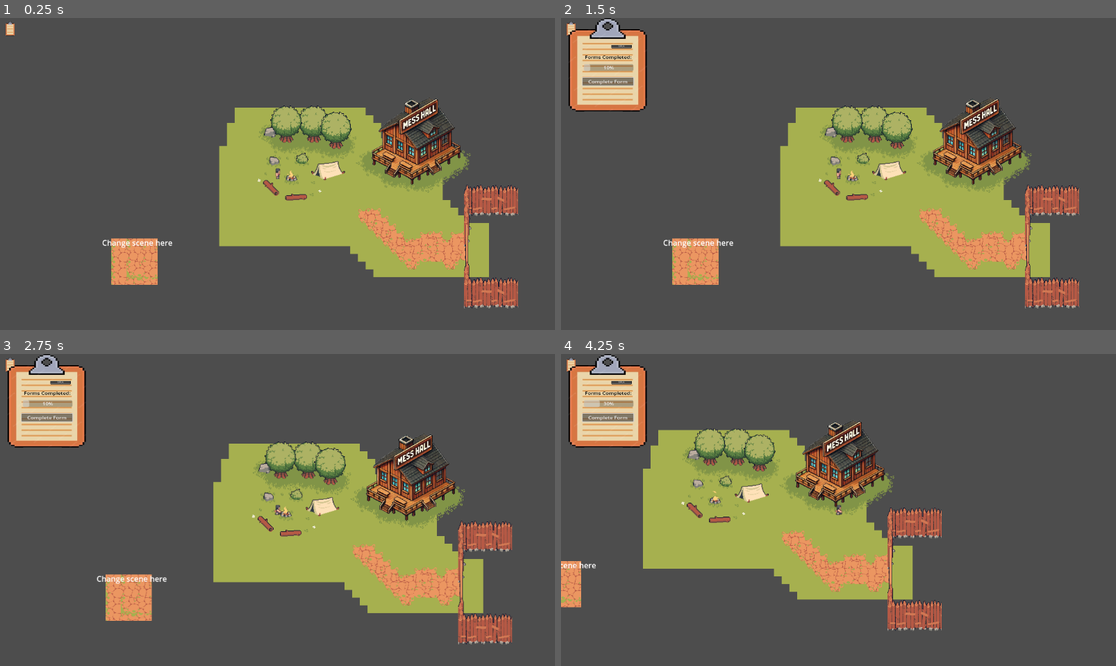
Above: before the commit, frames 1-4 (two rows, left to right).
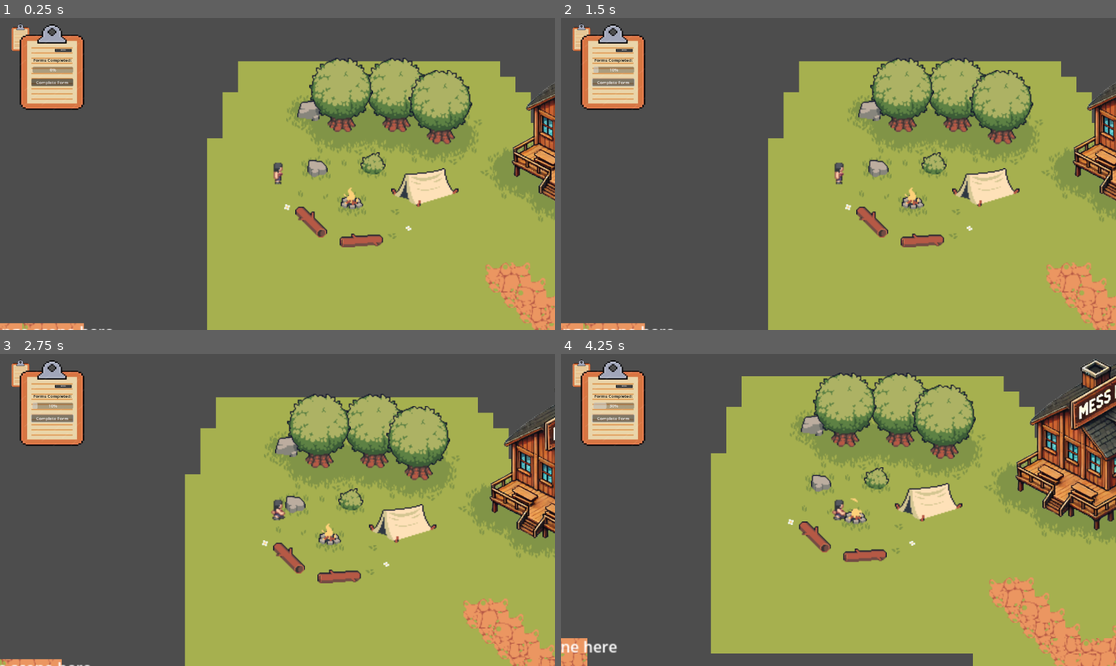
Above: after the commit, the same moments.

Repository: NathanReginato/StaffGame
Game: Godot game, scene res://Sandbox.tscn
Two runs of this game, one before a commit and one after it. Both use one fixed random seed, a clock stepped at 60 frames per second and the inputs below.
Inputs (mouse positions are in pixels of both pictures, inside the frame that each line leads up to; where the layout moved, square brackets give the same spot in the first picture):
- Up to frame 1 (0.25 s): no input
- Up to frame 2 (1.5 s): click (583, 36) [572, 27] at 0.5 s; click "Complete Form" at 1.25 s
- Up to frame 3 (2.75 s): hold Right (move_right) from 2.03 s (still down)
- Up to frame 4 (4.25 s): tap Enter at 2.75 s; release Right (move_right) at 2.78 s; hold Down (move_down) 2.78-3.53 s; tap Space at 3.5 s; hold Right (move_right) from 3.53 s (still down)

The runs differ from the first frame. In frame 1, 45% of the frame differs, in the area x 0-100%, y 1-100%; in frame 2, 44%; in frame 3, 48%; in frame 4, 63%, in the area x 0-100%, y 0-100%.

Commit message:
abstract character

Diff:
--- a/Sandbox/Camera2D.gd
+++ b/Sandbox/Camera2D.gd
@@ -10,5 +10,9 @@
 	pass
 
 
+func _on_close_button_pressed():
+	$Clipboard.visible = false
+
+
 func _on_button_pressed():
-	$Clipboard.visible = false
+	$Clipboard.visible = true
--- /dev/null
+++ b/Sandbox/Player.gd
@@ -0,0 +1,48 @@
+extends CharacterBody2D
+@export var speed = 400
+@onready var _animated_sprite = $AnimatedSprite2D
+var is_player = true
+var forms_count = 0
+
+func get_input():
+	var input_direction = Input.get_vector("move_left", "move_right", "move_up", "move_down")
+	velocity = input_direction * speed
+
+func _physics_process(delta):
+	get_input()
+	move_and_slide()
+#
+func _process(_delta):
+	if Input.is_action_pressed("ui_up") && Input.is_action_pressed("ui_right"):
+		_animated_sprite.play("WalkNorthEast")
+	elif Input.is_action_pressed("ui_up") && Input.is_action_pressed("ui_left"):
+		_animated_sprite.play("WalkNorthWest")
+	elif Input.is_action_pressed("ui_down") && Input.is_action_pressed("ui_right"):
+		_animated_sprite.play("WalkSouthEast")
+	elif Input.is_action_pressed("ui_down") && Input.is_action_pressed("ui_left"):
+		_animated_sprite.play("WalkSouthWest")
+	elif Input.is_action_pressed("ui_right"):
+		_animated_sprite.play("WalkEast")
+	elif Input.is_action_pressed("ui_left"):
+		_animated_sprite.play("WalkWest")
+	elif Input.is_action_pressed("ui_up"):
+		_animated_sprite.play("WalkNorth")
+	elif Input.is_action_pressed("ui_down"):
+		_animated_sprite.play("WalkSouth")
+	else:
+		_animated_sprite.stop()
+
+
+
+func _on_scene_2_body_entered(body):
+	if "is_player" in body and body.is_player == true:
+			get_tree().change_scene_to_file("res://scene_2.tscn")
+
+
+func _on_sandbox_body_entered(body):
+	if "is_player" in body and body.is_player == true:
+			get_tree().change_scene_to_file("res://Sandbox.tscn") # Replace with function body.
+
+
+func _on_form_comleted_button_pressed():
+	forms_count += 1
--- /dev/null
+++ b/Sandbox/Player.tscn
@@ -0,0 +1,358 @@
+[gd_scene load_steps=42 format=3 uid="uid://cmhrcr8v7rkmj"]
+
+[ext_resource type="Script" path="res://Player.gd" id="1_slhst"]
+[ext_resource type="Texture2D" uid="uid://dles2nscaedp4" path="res://Civilian2_Move.png" id="2_k5a1r"]
+[ext_resource type="Script" path="res://Camera2D.gd" id="3_52prf"]
+[ext_resource type="Texture2D" uid="uid://bpkgech86isub" path="res://clipboard.png" id="4_8n4xh"]
+[ext_resource type="Texture2D" uid="uid://bveaboh7ab1es" path="res://Button Itch Pack/Back/Back1.png" id="5_m2i8v"]
+[ext_resource type="Script" path="res://ProgressBar.gd" id="6_bklr5"]
+
+[sub_resource type="AtlasTexture" id="AtlasTexture_j8kdr"]
+atlas = ExtResource("2_k5a1r")
+region = Rect2(0, 104, 52, 52)
+
+[sub_resource type="AtlasTexture" id="AtlasTexture_tjred"]
+atlas = ExtResource("2_k5a1r")
+region = Rect2(52, 104, 52, 52)
+
+[sub_resource type="AtlasTexture" id="AtlasTexture_xl071"]
+atlas = ExtResource("2_k5a1r")
+region = Rect2(104, 104, 52, 52)
+
+[sub_resource type="AtlasTexture" id="AtlasTexture_p378i"]
+atlas = ExtResource("2_k5a1r")
+region = Rect2(156, 104, 52, 52)
+
+[sub_resource type="AtlasTexture" id="AtlasTexture_i2klh"]
+atlas = ExtResource("2_k5a1r")
+region = Rect2(0, 208, 52, 52)
+
+[sub_resource type="AtlasTexture" id="AtlasTexture_7hu56"]
+atlas = ExtResource("2_k5a1r")
+region = Rect2(52, 208, 52, 52)
+
+[sub_resource type="AtlasTexture" id="AtlasTexture_2yxyp"]
+atlas = ExtResource("2_k5a1r")
+region = Rect2(104, 208, 52, 52)
+
+[sub_resource type="AtlasTexture" id="AtlasTexture_n4ip4"]
+atlas = ExtResource("2_k5a1r")
+region = Rect2(156, 208, 52, 52)
+
+[sub_resource type="AtlasTexture" id="AtlasTexture_1p85f"]
+atlas = ExtResource("2_k5a1r")
+region = Rect2(0, 156, 52, 52)
+
+[sub_resource type="AtlasTexture" id="AtlasTexture_b72li"]
+atlas = ExtResource("2_k5a1r")
+region = Rect2(52, 156, 52, 52)
+
+[sub_resource type="AtlasTexture" id="AtlasTexture_0skrb"]
+atlas = ExtResource("2_k5a1r")
+region = Rect2(104, 156, 52, 52)
+
+[sub_resource type="AtlasTexture" id="AtlasTexture_dmnaj"]
+atlas = ExtResource("2_k5a1r")
+region = Rect2(156, 156, 52, 52)
+
+[sub_resource type="AtlasTexture" id="AtlasTexture_q1b7a"]
+atlas = ExtResource("2_k5a1r")
+region = Rect2(0, 260, 52, 52)
+
+[sub_resource type="AtlasTexture" id="AtlasTexture_f1vw4"]
+atlas = ExtResource("2_k5a1r")
+region = Rect2(52, 260, 52, 52)
+
+[sub_resource type="AtlasTexture" id="AtlasTexture_d1ul0"]
+atlas = ExtResource("2_k5a1r")
+region = Rect2(104, 260, 52, 52)
+
+[sub_resource type="AtlasTexture" id="AtlasTexture_ubhrh"]
+atlas = ExtResource("2_k5a1r")
+region = Rect2(156, 260, 52, 52)
+
+[sub_resource type="AtlasTexture" id="AtlasTexture_pkwmr"]
+atlas = ExtResource("2_k5a1r")
+region = Rect2(0, 0, 52, 52)
+
+[sub_resource type="AtlasTexture" id="AtlasTexture_tg0hx"]
+atlas = ExtResource("2_k5a1r")
+region = Rect2(52, 0, 52, 52)
+
+[sub_resource type="AtlasTexture" id="AtlasTexture_aoxn4"]
+atlas = ExtResource("2_k5a1r")
+region = Rect2(104, 0, 52, 52)
+
+[sub_resource type="AtlasTexture" id="AtlasTexture_bn61r"]
+atlas = ExtResource("2_k5a1r")
+region = Rect2(156, 0, 52, 52)
+
+[sub_resource type="AtlasTexture" id="AtlasTexture_fjaju"]
+atlas = ExtResource("2_k5a1r")
+region = Rect2(0, 52, 52, 52)
+
+[sub_resource type="AtlasTexture" id="AtlasTexture_0qmo7"]
+atlas = ExtResource("2_k5a1r")
+region = Rect2(52, 52, 52, 52)
+
+[sub_resource type="AtlasTexture" id="AtlasTexture_jhu0g"]
+atlas = ExtResource("2_k5a1r")
+region = Rect2(104, 52, 52, 52)
+
+[sub_resource type="AtlasTexture" id="AtlasTexture_bfyv0"]
+atlas = ExtResource("2_k5a1r")
+region = Rect2(156, 52, 52, 52)
+
+[sub_resource type="AtlasTexture" id="AtlasTexture_kmc2h"]
+atlas = ExtResource("2_k5a1r")
+region = Rect2(0, 364, 52, 52)
+
+[sub_resource type="AtlasTexture" id="AtlasTexture_cpq80"]
+atlas = ExtResource("2_k5a1r")
+region = Rect2(52, 364, 52, 52)
+
+[sub_resource type="AtlasTexture" id="AtlasTexture_agcca"]
+atlas = ExtResource("2_k5a1r")
+region = Rect2(104, 364, 52, 52)
+
+[sub_resource type="AtlasTexture" id="AtlasTexture_hfeem"]
+atlas = ExtResource("2_k5a1r")
+region = Rect2(156, 364, 52, 52)
+
+[sub_resource type="AtlasTexture" id="AtlasTexture_ufs41"]
+atlas = ExtResource("2_k5a1r")
+region = Rect2(0, 312, 52, 52)
+
+[sub_resource type="AtlasTexture" id="AtlasTexture_x733t"]
+atlas = ExtResource("2_k5a1r")
+region = Rect2(52, 312, 52, 52)
+
+[sub_resource type="AtlasTexture" id="AtlasTexture_81ksn"]
+atlas = ExtResource("2_k5a1r")
+region = Rect2(104, 312, 52, 52)
+
+[sub_resource type="AtlasTexture" id="AtlasTexture_4l1sg"]
+atlas = ExtResource("2_k5a1r")
+region = Rect2(156, 312, 52, 52)
+
+[sub_resource type="SpriteFrames" id="SpriteFrames_f0h2g"]
+animations = [{
+"frames": [{
+"duration": 1.0,
+"texture": SubResource("AtlasTexture_j8kdr")
+}, {
+"duration": 1.0,
+"texture": SubResource("AtlasTexture_tjred")
+}, {
+"duration": 1.0,
+"texture": SubResource("AtlasTexture_xl071")
+}, {
+"duration": 1.0,
+"texture": SubResource("AtlasTexture_p378i")
+}],
+"loop": true,
+"name": &"WalkEast",
+"speed": 5.0
+}, {
+"frames": [{
+"duration": 1.0,
+"texture": SubResource("AtlasTexture_i2klh")
+}, {
+"duration": 1.0,
+"texture": SubResource("AtlasTexture_7hu56")
+}, {
+"duration": 1.0,
+"texture": SubResource("AtlasTexture_2yxyp")
+}, {
+"duration": 1.0,
+"texture": SubResource("AtlasTexture_n4ip4")
+}],
+"loop": true,
+"name": &"WalkNorth",
+"speed": 5.0
+}, {
+"frames": [{
+"duration": 1.0,
+"texture": SubResource("AtlasTexture_1p85f")
+}, {
+"duration": 1.0,
+"texture": SubResource("AtlasTexture_b72li")
+}, {
+"duration": 1.0,
+"texture": SubResource("AtlasTexture_0skrb")
+}, {
+"duration": 1.0,
+"texture": SubResource("AtlasTexture_dmnaj")
+}],
+"loop": true,
+"name": &"WalkNorthEast",
+"speed": 5.0
+}, {
+"frames": [{
+"duration": 1.0,
+"texture": SubResource("AtlasTexture_q1b7a")
+}, {
+"duration": 1.0,
+"texture": SubResource("AtlasTexture_f1vw4")
+}, {
+"duration": 1.0,
+"texture": SubResource("AtlasTexture_d1ul0")
+}, {
+"duration": 1.0,
+"texture": SubResource("AtlasTexture_ubhrh")
+}],
+"loop": true,
+"name": &"WalkNorthWest",
+"speed": 5.0
+}, {
+"frames": [{
+"duration": 1.0,
+"texture": SubResource("AtlasTexture_pkwmr")
+}, {
+"duration": 1.0,
+"texture": SubResource("AtlasTexture_tg0hx")
+}, {
+"duration": 1.0,
+"texture": SubResource("AtlasTexture_aoxn4")
+}, {
+"duration": 1.0,
+"texture": SubResource("AtlasTexture_bn61r")
+}],
+"loop": true,
+"name": &"WalkSouth",
+"speed": 5.0
+}, {
+"frames": [{
+"duration": 1.0,
+"texture": SubResource("AtlasTexture_fjaju")
+}, {
+"duration": 1.0,
+"texture": SubResource("AtlasTexture_0qmo7")
+}, {
+"duration": 1.0,
+"texture": SubResource("AtlasTexture_jhu0g")
+}, {
+"duration": 1.0,
+"texture": SubResource("AtlasTexture_bfyv0")
+}],
+"loop": true,
+"name": &"WalkSouthEast",
+"speed": 5.0
+}, {
+"frames": [{
+"duration": 1.0,
+"texture": SubResource("AtlasTexture_kmc2h")
+}, {
+"duration": 1.0,
+"texture": SubResource("AtlasTexture_cpq80")
+}, {
+"duration": 1.0,
+"texture": SubResource("AtlasTexture_agcca")
+}, {
+"duration": 1.0,
+"texture": SubResource("AtlasTexture_hfeem")
+}],
+"loop": true,
+"name": &"WalkSouthWest",
+"speed": 5.0
+}, {
+"frames": [{
+"duration": 1.0,
+"texture": SubResource("AtlasTexture_ufs41")
+}, {
+"duration": 1.0,
+"texture": SubResource("AtlasTexture_x733t")
+}, {
+"duration": 1.0,
+"texture": SubResource("AtlasTexture_81ksn")
+}, {
+"duration": 1.0,
+"texture": SubResource("AtlasTexture_4l1sg")
+}],
+"loop": true,
+"name": &"WalkWest",
+"speed": 5.0
+}]
+
+[sub_resource type="CapsuleShape2D" id="CapsuleShape2D_b65xm"]
+radius = 10.2216
+height = 48.5441
+
+[sub_resource type="LabelSettings" id="LabelSettings_detl3"]
+font_color = Color(0, 0, 0, 1)
+
+[node name="Player" type="CharacterBody2D"]
+up_direction = Vector2(0.707107, 0.707107)
+script = ExtResource("1_slhst")
+
+[node name="AnimatedSprite2D" type="AnimatedSprite2D" parent="."]
+z_index = 1
+position = Vector2(282, 127)
+scale = Vector2(1.32041, 1.17172)
+sprite_frames = SubResource("SpriteFrames_f0h2g")
+animation = &"WalkEast"
+
+[node name="CollisionShape2D" type="CollisionShape2D" parent="."]
+z_index = 1
+position = Vector2(282, 127)
+scale = Vector2(0.684825, 0.535595)
+shape = SubResource("CapsuleShape2D_b65xm")
+
+[node name="Camera2D" type="Camera2D" parent="."]
+position = Vector2(282, 127)
+scale = Vector2(0.684825, 0.535595)
+zoom = Vector2(2, 2)
+script = ExtResource("3_52prf")
+
+[node name="Button" type="Button" parent="Camera2D"]
+offset_left = -419.085
+offset_top = -302.467
+offset_right = 88.9149
+offset_bottom = 205.533
+scale = Vector2(0.116262, 0.147418)
+icon = ExtResource("4_8n4xh")
+flat = true
+metadata/_edit_use_anchors_ = true
+
+[node name="Clipboard" type="Sprite2D" parent="Camera2D"]
+position = Vector2(-341.693, -207.246)
+scale = Vector2(0.409466, 0.45519)
+texture = ExtResource("4_8n4xh")
+
+[node name="CloseButton" type="Button" parent="Camera2D/Clipboard"]
+offset_left = 5.84096
+offset_top = -82.1516
+offset_right = 77.841
+offset_bottom = -58.1516
+icon = ExtResource("5_m2i8v")
+flat = true
+
+[node name="FormsCompleted" type="Label" parent="Camera2D/Clipboard"]
+offset_left = -68.6306
+offset_top = -41.0758
+offset_right = 73.3694
+offset_bottom = -18.0758
+text = "Forms Completed:
+"
+label_settings = SubResource("LabelSettings_detl3")
+
+[node name="ProgressBar" type="ProgressBar" parent="Camera2D/Clipboard"]
+z_index = 2
+offset_left = -71.5511
+offset_top = -1.86705
+offset_right = 78.4489
+offset_bottom = 25.1329
+max_value = 10.0
+script = ExtResource("6_bklr5")
+
+[node name="FormComletedButton" type="Button" parent="Camera2D/Clipboard"]
+offset_left = -76.0
+offset_top = 50.0
+offset_right = 78.0
+offset_bottom = 81.0
+text = "Complete Form
+"
+
+[connection signal="pressed" from="Camera2D/Button" to="Camera2D" method="_on_button_pressed"]
+[connection signal="pressed" from="Camera2D/Clipboard/CloseButton" to="Camera2D" method="_on_close_button_pressed"]
+[connection signal="pressed" from="Camera2D/Clipboard/FormComletedButton" to="Camera2D/Clipboard/ProgressBar" method="_on_form_comleted_button_pressed"]
--- a/Sandbox/Sandbox.tscn
+++ b/Sandbox/Sandbox.tscn
@@ -1,11 +1,6 @@
-[gd_scene load_steps=89 format=3 uid="uid://okj2yik4pj41"]
-
-[ext_resource type="Script" path="res://CharacterBody2D.gd" id="1_onsfm"]
-[ext_resource type="Texture2D" uid="uid://dles2nscaedp4" path="res://Civilian2_Move.png" id="2_xmtik"]
-[ext_resource type="Script" path="res://Camera2D.gd" id="3_q0siy"]
-[ext_resource type="Texture2D" uid="uid://bpkgech86isub" path="res://clipboard.png" id="4_12b2n"]
-[ext_resource type="Texture2D" uid="uid://bveaboh7ab1es" path="res://Button Itch Pack/Back/Back1.png" id="4_sm6ab"]
-[ext_resource type="Script" path="res://ProgressBar.gd" id="6_vw8mn"]
+[gd_scene load_steps=49 format=3 uid="uid://okj2yik4pj41"]
+
+[ext_resource type="PackedScene" uid="uid://cmhrcr8v7rkmj" path="res://Player.tscn" id="1_6wg58"]
 [ext_resource type="Texture2D" uid="uid://4plsjkxenc5j" path="res://Village Tileset/1.1 Tiles/Tileset2.png" id="20_6hawp"]
 [ext_resource type="Script" path="res://Gate.gd" id="20_8bf70"]
 [ext_resource type="Texture2D" uid="uid://dliy1elthu5r" path="res://Village Tileset/3 Animated Objects/DoubleDoor2.png" id="20_alu50"]
@@ -28,280 +23,6 @@
 [ext_resource type="Texture2D" uid="uid://bo2sq1pvdigq1" path="res://Field Tileset/2 Objects/1 Shadow/6.png" id="85_5bxpn"]
 [ext_resource type="Texture2D" uid="uid://cl581rocsyhti" path="res://Field Tileset/2 Objects/1 Shadow/4.png" id="86_rnyly"]
 [ext_resource type="Texture2D" uid="uid://d0gue21enwk4k" path="res://Field Tileset/2 Objects/4 Stone/10.png" id="87_6ce2a"]
-
-[sub_resource type="AtlasTexture" id="AtlasTexture_j8kdr"]
-atlas = ExtResource("2_xmtik")
-region = Rect2(0, 104, 52, 52)
-
-[sub_resource type="AtlasTexture" id="AtlasTexture_tjred"]
-atlas = ExtResource("2_xmtik")
-region = Rect2(52, 104, 52, 52)
-
-[sub_resource type="AtlasTexture" id="AtlasTexture_xl071"]
-atlas = ExtResource("2_xmtik")
-region = Rect2(104, 104, 52, 52)
-
-[sub_resource type="AtlasTexture" id="AtlasTexture_p378i"]
-atlas = ExtResource("2_xmtik")
-region = Rect2(156, 104, 52, 52)
-
-[sub_resource type="AtlasTexture" id="AtlasTexture_i2klh"]
-atlas = ExtResource("2_xmtik")
-region = Rect2(0, 208, 52, 52)
-
-[sub_resource type="AtlasTexture" id="AtlasTexture_7hu56"]
-atlas = ExtResource("2_xmtik")
-region = Rect2(52, 208, 52, 52)
-
-[sub_resource type="AtlasTexture" id="AtlasTexture_2yxyp"]
-atlas = ExtResource("2_xmtik")
-region = Rect2(104, 208, 52, 52)
-
-[sub_resource type="AtlasTexture" id="AtlasTexture_n4ip4"]
-atlas = ExtResource("2_xmtik")
-region = Rect2(156, 208, 52, 52)
-
-[sub_resource type="AtlasTexture" id="AtlasTexture_1p85f"]
-atlas = ExtResource("2_xmtik")
-region = Rect2(0, 156, 52, 52)
-
-[sub_resource type="AtlasTexture" id="AtlasTexture_b72li"]
-atlas = ExtResource("2_xmtik")
-region = Rect2(52, 156, 52, 52)
-
-[sub_resource type="AtlasTexture" id="AtlasTexture_0skrb"]
-atlas = ExtResource("2_xmtik")
-region = Rect2(104, 156, 52, 52)
-
-[sub_resource type="AtlasTexture" id="AtlasTexture_dmnaj"]
-atlas = ExtResource("2_xmtik")
-region = Rect2(156, 156, 52, 52)
-
-[sub_resource type="AtlasTexture" id="AtlasTexture_q1b7a"]
-atlas = ExtResource("2_xmtik")
-region = Rect2(0, 260, 52, 52)
-
-[sub_resource type="AtlasTexture" id="AtlasTexture_f1vw4"]
-atlas = ExtResource("2_xmtik")
-region = Rect2(52, 260, 52, 52)
-
-[sub_resource type="AtlasTexture" id="AtlasTexture_d1ul0"]
-atlas = ExtResource("2_xmtik")
-region = Rect2(104, 260, 52, 52)
-
-[sub_resource type="AtlasTexture" id="AtlasTexture_ubhrh"]
-atlas = ExtResource("2_xmtik")
-region = Rect2(156, 260, 52, 52)
-
-[sub_resource type="AtlasTexture" id="AtlasTexture_pkwmr"]
-atlas = ExtResource("2_xmtik")
-region = Rect2(0, 0, 52, 52)
-
-[sub_resource type="AtlasTexture" id="AtlasTexture_tg0hx"]
-atlas = ExtResource("2_xmtik")
-region = Rect2(52, 0, 52, 52)
-
-[sub_resource type="AtlasTexture" id="AtlasTexture_aoxn4"]
-atlas = ExtResource("2_xmtik")
-region = Rect2(104, 0, 52, 52)
-
-[sub_resource type="AtlasTexture" id="AtlasTexture_bn61r"]
-atlas = ExtResource("2_xmtik")
-region = Rect2(156, 0, 52, 52)
-
-[sub_resource type="AtlasTexture" id="AtlasTexture_fjaju"]
-atlas = ExtResource("2_xmtik")
-region = Rect2(0, 52, 52, 52)
-
-[sub_resource type="AtlasTexture" id="AtlasTexture_0qmo7"]
-atlas = ExtResource("2_xmtik")
-region = Rect2(52, 52, 52, 52)
-
-[sub_resource type="AtlasTexture" id="AtlasTexture_jhu0g"]
-atlas = ExtResource("2_xmtik")
-region = Rect2(104, 52, 52, 52)
-
-[sub_resource type="AtlasTexture" id="AtlasTexture_bfyv0"]
-atlas = ExtResource("2_xmtik")
-region = Rect2(156, 52, 52, 52)
-
-[sub_resource type="AtlasTexture" id="AtlasTexture_kmc2h"]
-atlas = ExtResource("2_xmtik")
-region = Rect2(0, 364, 52, 52)
-
-[sub_resource type="AtlasTexture" id="AtlasTexture_cpq80"]
-atlas = ExtResource("2_xmtik")
-region = Rect2(52, 364, 52, 52)
-
-[sub_resource type="AtlasTexture" id="AtlasTexture_agcca"]
-atlas = ExtResource("2_xmtik")
-region = Rect2(104, 364, 52, 52)
-
-[sub_resource type="AtlasTexture" id="AtlasTexture_hfeem"]
-atlas = ExtResource("2_xmtik")
-region = Rect2(156, 364, 52, 52)
-
-[sub_resource type="AtlasTexture" id="AtlasTexture_ufs41"]
-atlas = ExtResource("2_xmtik")
-region = Rect2(0, 312, 52, 52)
-
-[sub_resource type="AtlasTexture" id="AtlasTexture_x733t"]
-atlas = ExtResource("2_xmtik")
-region = Rect2(52, 312, 52, 52)
-
-[sub_resource type="AtlasTexture" id="AtlasTexture_81ksn"]
-atlas = ExtResource("2_xmtik")
-region = Rect2(104, 312, 52, 52)
-
-[sub_resource type="AtlasTexture" id="AtlasTexture_4l1sg"]
-atlas = ExtResource("2_xmtik")
-region = Rect2(156, 312, 52, 52)
-
-[sub_resource type="SpriteFrames" id="SpriteFrames_oo55t"]
-animations = [{
-"frames": [{
-"duration": 1.0,
-"texture": SubResource("AtlasTexture_j8kdr")
-}, {
-"duration": 1.0,
-"texture": SubResource("AtlasTexture_tjred")
-}, {
-"duration": 1.0,
-"texture": SubResource("AtlasTexture_xl071")
-}, {
-"duration": 1.0,
-"texture": SubResource("AtlasTexture_p378i")
-}],
-"loop": true,
-"name": &"WalkEast",
-"speed": 5.0
-}, {
-"frames": [{
-"duration": 1.0,
-"texture": SubResource("AtlasTexture_i2klh")
-}, {
-"duration": 1.0,
-"texture": SubResource("AtlasTexture_7hu56")
-}, {
-"duration": 1.0,
-"texture": SubResource("AtlasTexture_2yxyp")
-}, {
-"duration": 1.0,
-"texture": SubResource("AtlasTexture_n4ip4")
-}],
-"loop": true,
-"name": &"WalkNorth",
-"speed": 5.0
-}, {
-"frames": [{
-"duration": 1.0,
-"texture": SubResource("AtlasTexture_1p85f")
-}, {
-"duration": 1.0,
-"texture": SubResource("AtlasTexture_b72li")
-}, {
-"duration": 1.0,
-"texture": SubResource("AtlasTexture_0skrb")
-}, {
-"duration": 1.0,
-"texture": SubResource("AtlasTexture_dmnaj")
-}],
-"loop": true,
-"name": &"WalkNorthEast",
-"speed": 5.0
-}, {
-"frames": [{
-"duration": 1.0,
-"texture": SubResource("AtlasTexture_q1b7a")
-}, {
-"duration": 1.0,
-"texture": SubResource("AtlasTexture_f1vw4")
-}, {
-"duration": 1.0,
-"texture": SubResource("AtlasTexture_d1ul0")
-}, {
-"duration": 1.0,
-"texture": SubResource("AtlasTexture_ubhrh")
-}],
-"loop": true,
-"name": &"WalkNorthWest",
-"speed": 5.0
-}, {
-"frames": [{
-"duration": 1.0,
-"texture": SubResource("AtlasTexture_pkwmr")
-}, {
-"duration": 1.0,
-"texture": SubResource("AtlasTexture_tg0hx")
-}, {
-"duration": 1.0,
-"texture": SubResource("AtlasTexture_aoxn4")
-}, {
-"duration": 1.0,
-"texture": SubResource("AtlasTexture_bn61r")
-}],
-"loop": true,
-"name": &"WalkSouth",
-"speed": 5.0
-}, {
-"frames": [{
-"duration": 1.0,
-"texture": SubResource("AtlasTexture_fjaju")
-}, {
-"duration": 1.0,
-"texture": SubResource("AtlasTexture_0qmo7")
-}, {
-"duration": 1.0,
-"texture": SubResource("AtlasTexture_jhu0g")
-}, {
-"duration": 1.0,
-"texture": SubResource("AtlasTexture_bfyv0")
-}],
-"loop": true,
-"name": &"WalkSouthEast",
-"speed": 5.0
-}, {
-"frames": [{
-"duration": 1.0,
-"texture": SubResource("AtlasTexture_kmc2h")
-}, {
-"duration": 1.0,
-"texture": SubResource("AtlasTexture_cpq80")
-}, {
-"duration": 1.0,
-"texture": SubResource("AtlasTexture_agcca")
-}, {
-"duration": 1.0,
-"texture": SubResource("AtlasTexture_hfeem")
-}],
-"loop": true,
-"name": &"WalkSouthWest",
-"speed": 5.0
-}, {
-"frames": [{
-"duration": 1.0,
-"texture": SubResource("AtlasTexture_ufs41")
-}, {
-"duration": 1.0,
-"texture": SubResource("AtlasTexture_x733t")
-}, {
-"duration": 1.0,
-"texture": SubResource("AtlasTexture_81ksn")
-}, {
-"duration": 1.0,
-"texture": SubResource("AtlasTexture_4l1sg")
-}],
-"loop": true,
-"name": &"WalkWest",
-"speed": 5.0
-}]
-
-[sub_resource type="CapsuleShape2D" id="CapsuleShape2D_66y4t"]
-radius = 10.2216
-height = 48.5441
-
-[sub_resource type="LabelSettings" id="LabelSettings_m8sek"]
-font_color = Color(0, 0, 0, 1)
 
 [sub_resource type="TileSetAtlasSource" id="TileSetAtlasSource_3nxqv"]
 texture = ExtResource("65_4sg5m")
@@ -688,7 +409,7 @@
 
 [sub_resource type="TileSetAtlasSource" id="TileSetAtlasSource_bm2i7"]
 texture = ExtResource("20_6hawp")
-texture_region_size = Vector2i(16, 64)
+texture_region_size = Vector2i(1, 1)
 0:0/0 = 0
 1:0/0 = 0
 2:0/0 = 0
@@ -760,75 +481,7 @@
 [node name="Game" type="Node2D"]
 position = Vector2(-28, -7)
 
-[node name="Player" type="CharacterBody2D" parent="."]
-position = Vector2(330, 148)
-scale = Vector2(0.684825, 0.535595)
-disable_mode = 2
-script = ExtResource("1_onsfm")
-
-[node name="AnimatedSprite2D" type="AnimatedSprite2D" parent="Player"]
-z_index = 1
-position = Vector2(-5.34058e-05, -7.62939e-06)
-scale = Vector2(1.9281, 2.18769)
-sprite_frames = SubResource("SpriteFrames_oo55t")
-animation = &"WalkEast"
-
-[node name="CollisionShape2D" type="CollisionShape2D" parent="Player"]
-z_index = 1
-position = Vector2(-1.52588e-05, -1.14441e-05)
-shape = SubResource("CapsuleShape2D_66y4t")
-
-[node name="Camera2D" type="Camera2D" parent="Player"]
-position = Vector2(-1.52588e-05, -1.14441e-05)
-script = ExtResource("3_q0siy")
-
-[node name="Button" type="Button" parent="Player/Camera2D"]
-offset_left = -839.631
-offset_top = -601.201
-offset_right = -331.631
-offset_bottom = -93.201
-scale = Vector2(0.116262, 0.147418)
-icon = ExtResource("4_12b2n")
-flat = true
-
-[node name="Clipboard" type="Sprite2D" parent="Player/Camera2D"]
-visible = false
-position = Vector2(-699.449, -423.828)
-texture = ExtResource("4_12b2n")
-
-[node name="CloseButton" type="Button" parent="Player/Camera2D/Clipboard"]
-offset_left = 5.84096
-offset_top = -82.1516
-offset_right = 77.841
-offset_bottom = -58.1516
-icon = ExtResource("4_sm6ab")
-flat = true
-
-[node name="FormsCompleted" type="Label" parent="Player/Camera2D/Clipboard"]
-offset_left = -68.6306
-offset_top = -41.0758
-offset_right = 73.3694
-offset_bottom = -18.0758
-text = "Forms Completed:
-"
-label_settings = SubResource("LabelSettings_m8sek")
-
-[node name="ProgressBar" type="ProgressBar" parent="Player/Camera2D/Clipboard"]
-z_index = 2
-offset_left = -71.5511
-offset_top = -1.86705
-offset_right = 78.4489
-offset_bottom = 25.1329
-max_value = 10.0
-script = ExtResource("6_vw8mn")
-
-[node name="FormComletedButton" type="Button" parent="Player/Camera2D/Clipboard"]
-offset_left = -76.0
-offset_top = 50.0
-offset_right = 78.0
-offset_bottom = 81.0
-text = "Complete Form
-"
+[node name="Player" parent="." instance=ExtResource("1_6wg58")]
 
 [node name="Background" type="TileMap" parent="."]
 position = Vector2(33, 10)
@@ -1035,6 +688,7 @@
 animation = &"gate_open"
 
 [node name="GateInfo" type="Node2D" parent="Static Assets/GateArea/Gate"]
+visible = false
 z_index = 200
 position = Vector2(-28, -146)
 
@@ -1101,10 +755,5 @@
 scale = Vector2(0.345833, 0.320139)
 texture = ExtResource("26_5qslv")
 
-[connection signal="pressed" from="Player/Camera2D/Button" to="Player" method="_on_button_pressed"]
-[connection signal="pressed" from="Player/Camera2D/Clipboard/CloseButton" to="Player/Camera2D" method="_on_button_pressed"]
-[connection signal="pressed" from="Player/Camera2D/Clipboard/FormComletedButton" to="Player" method="_on_form_comleted_button_pressed"]
-[connection signal="pressed" from="Player/Camera2D/Clipboard/FormComletedButton" to="Player/Camera2D/Clipboard/ProgressBar" method="_on_form_comleted_button_pressed"]
-[connection signal="body_entered" from="Static Assets/Starting Area/Scene2" to="Player" method="_on_scene_2_body_entered"]
 [connection signal="body_entered" from="Static Assets/GateArea/Gate" to="Static Assets/GateArea/Gate" method="_on_body_entered"]
 [connection signal="body_exited" from="Static Assets/GateArea/Gate" to="Static Assets/GateArea/Gate" method="_on_body_exited"]
Binary file removed: Sandbox/One Off Assets/text-space-scroll-paper-pixel-art-style_475147-2697.png
Not shown, removed: Sandbox/One Off Assets/text-space-scroll-paper-pixel-art-style_475147-2697.png.import
